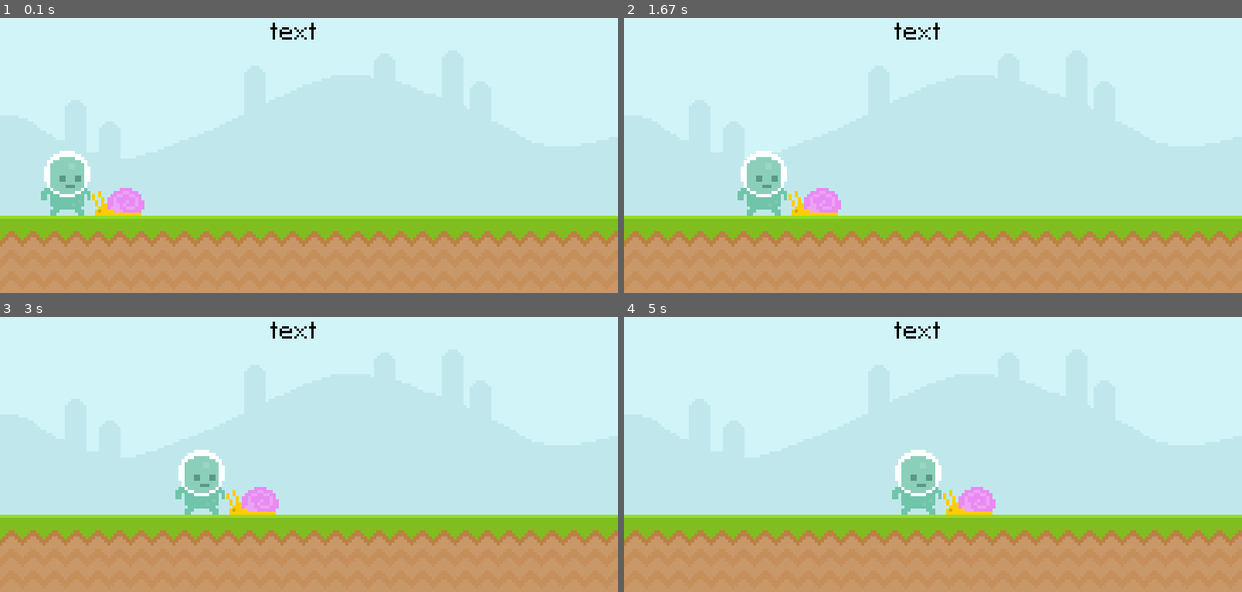
Above: before the commit, frames 1-4 (two rows, left to right).
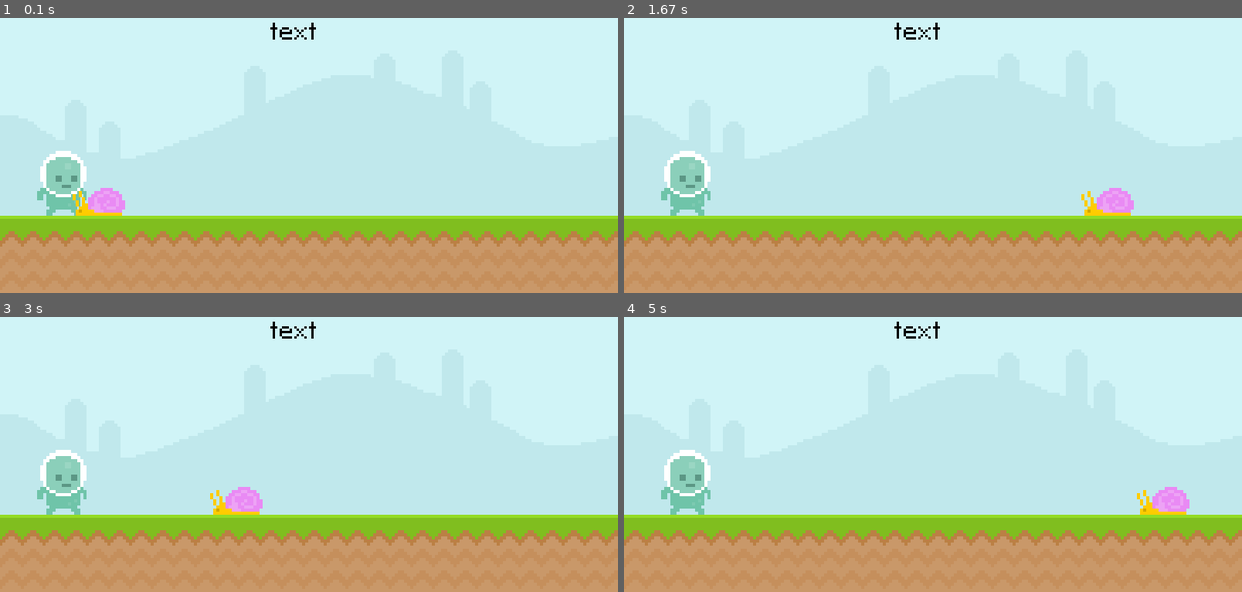
Above: after the commit, the same moments.

Repository: BradTFT/PyGame
Game: pygame game, started from pygame-tutorial/game.py
The game is run twice, just before and just after one commit, with the same random seed, the same clock (stepped at 60 frames per second) and the same inputs.
Inputs (mouse positions are in pixels of both pictures, inside the frame that each line leads up to):
- Up to frame 1 (0.1 s): no input
- Up to frame 2 (1.67 s): press the mouse at (685, 183) at 0.37 s; move the mouse to (797, 119) at 0.47 s; release the mouse at (908, 53) at 0.6 s
- Up to frame 3 (3 s): no input
- Up to frame 4 (5 s): no input

The runs differ from the first frame. In frame 1, 1.4% of the frame differs, in the area x 6-24%, y 48-72%; in frame 2, 4.1%, in the area x 6-83%, y 48-72%; in frame 3, 3.5%; in frame 4, 4.1%.

Commit message:
Move dir and adjust formatting

Diff:
--- a/game/assets/real_game.py
+++ /dev/null
@@ -1 +0,0 @@
-#not active as i am currently learning pygame via a tutorial. See the game i made on /pygame-tutorial/game/py
--- a/pygame-tutorial/game.py
+++ b/pygame-tutorial/game.py
@@ -19,13 +19,13 @@
 #!import surfaces
 sky_surface = pygame.image.load('pygame asset zip/graphics/Sky.png').convert()
 ground_surface = pygame.image.load('pygame asset zip/graphics/ground.png').convert()
-text_surface = test_font.render('text',False, 'Black' ).convert()
+text_surface = test_font.render('text',False, 'Black').convert()
 #                              text^    ^AA     ^color
 
 snail_surface = pygame.image.load('pygame asset zip/graphics/snail/snail1.png').convert_alpha()
 snail_x = 600
+snail_rect = snail_surface.get_rect(midbottom = (150,300))
 
-snail_rect = snail_surface.get_rect(midbottom = (150,300))
 #! convert alpha is == to png (removes white and black bgrd)
 player_surface = pygame.image.load('pygame asset zip/graphics/Player/player_walk_1.png').convert_alpha()
 
@@ -43,7 +43,9 @@
             pygame.quit()
             #sys exit to stop pygame error (video system not initalized)
             exit()
-
+        #constantly prints mouse pos
+        if event.type == pygame.MOUSEMOTION:#other params are buttonup or buttondown
+            pass
     #!code to display assets/objects
 
 
@@ -54,11 +56,29 @@
     #!blit with the rectangle
     screen.blit(player_surface,player_rect)
     #moves player same way as line 56
-    player_rect.left += 1
+    #player_rect.left += 1
+
+
     #!animated:
     #every second updates x position by 1
     screen.blit(snail_surface,snail_rect)
-    snail_rect.left += 1
+    snail_rect.x -= 4
+    if snail_rect.right <= 0:
+        snail_rect.left = 800
+
+    #!collisions
+    #if player_rect.colliderect(snail_rect):
+    #    print('collided')
+
+    #!collidepoint is for cursor collision
+
+
+    #!get mouse pos
+    mouse_pos = pygame.mouse.get_pos()
+    if player_rect.collidepoint((mouse_pos)):
+        #shows tuple of mouse button pressed
+        print(pygame.mouse.get_pressed())
+
 
     #if snail X pos gets further than coord -100 it returns to coord 800
     '''
Not shown, added: game/pong-clone/assets/asset-placeholder
Empty file added: game/pong-clone/pong.py
